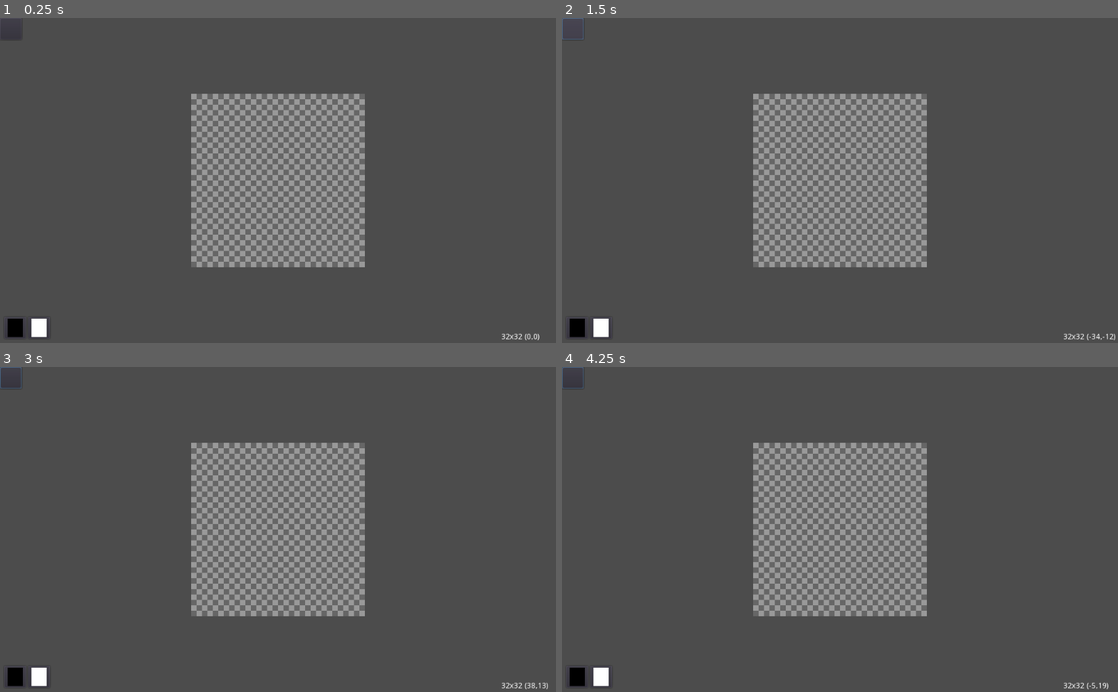
Above: before the commit, frames 1-4 (two rows, left to right).
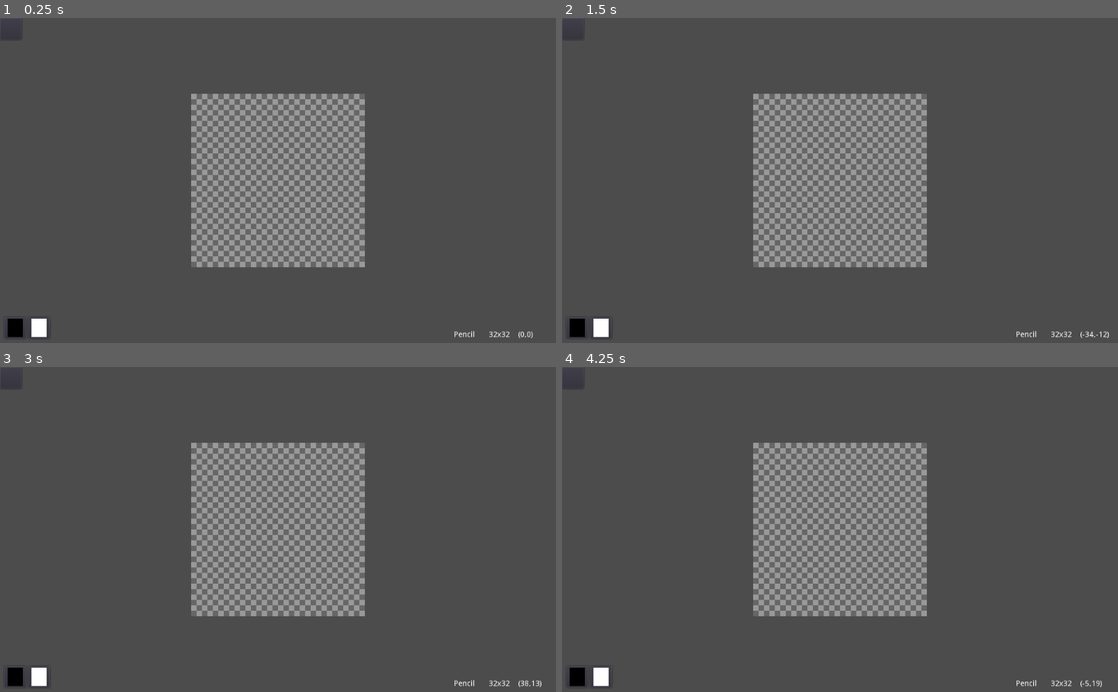
Above: after the commit, the same moments.

Repository: LukeSSJ/yokai
Game: Godot game, scene res://Main.tscn
Two runs of this game, one before a commit and one after it. Both use one fixed random seed, a clock stepped at 60 frames per second and the inputs below.
Inputs (mouse positions are in pixels of both pictures, inside the frame that each line leads up to):
- Up to frame 1 (0.25 s): no input
- Up to frame 2 (1.5 s): click (573, 27) at 0.5 s; click (573, 27) at 1.25 s
- Up to frame 3 (3 s): click (11, 376) at 2 s; tap Enter at 2.75 s; move the mouse to (400, 513) at 2.77 s; click (400, 513) at 2.92 s
- Up to frame 4 (4.25 s): tap Space at 3.5 s; move the mouse to (728, 545) at 3.52 s; click (728, 545) at 3.67 s

The runs differ from the first frame. In frame 1, 0.1% of the frame differs, in the area x 81-97%, y 96-100%; in frame 2, 0.2%, in the area x 0-100%, y 0-100%; in frame 3, 0.2%; in frame 4, 0.2%.

Commit message:
Added undo + redo

Diff:
--- a/Canvas.gd
+++ b/Canvas.gd
@@ -2,12 +2,16 @@
 
 signal update_size
 signal update_cursor
+
+const MAX_UNDOS = 10
 
 var image
 var image_size
 var image_preview
 var zoom_level = 10.0
 var zoom
+var undoStack = []
+var undoIndex = -1
 
 onready var Output = $Output
 onready var Preview = $Preview
@@ -23,6 +27,7 @@
 	image_preview.create(image_size.x, image_size.y, false, Image.FORMAT_RGBA8)
 
 	position = OS.get_window_size() / 2
+	undo_add()
 	update_output()
 	update_preview()
 	emit_signal("update_size", image_size)
@@ -56,6 +61,32 @@
 	zoom = 1 / zoom_level
 	$Camera.zoom = Vector2(zoom, zoom)
 
+func undo_add():
+	undoStack.resize(undoIndex + 1)
+	undoStack.append(image.duplicate())
+	if len(undoStack) > MAX_UNDOS:
+		undoStack.pop_front()
+	else:
+		undoIndex += 1
+
+func undo():
+	if undoIndex > 0:
+		undoIndex -= 1
+		image = undoStack[undoIndex].duplicate()
+		Global.Tool.image = image
+		update_output()
+	else:
+		print("Nothing to undo")
+
+func redo():
+	if undoIndex < len(undoStack) - 1:
+		undoIndex += 1
+		image = undoStack[undoIndex].duplicate()
+		Global.Tool.image = image
+		update_output()
+	else:
+		print("Nothing to redo")
+
 func update_output():
 	var tex = ImageTexture.new()
 	tex.create(image_size.x, image_size.y, Image.FORMAT_RGBA8, 0)
--- a/Command.gd
+++ b/Command.gd
@@ -1,7 +1,22 @@
 extends Node
 
 func save():
-	print("save")
+	Global.Main.save()
+
+func open():
+	Global.Main.open()
+
+func new():
+	Global.Main.new()
+
+func undo():
+	Global.Canvas.undo()
+
+func redo():
+	Global.Canvas.redo()
+
+func resize_canvas():
+	Global.Main.resize_canvas()
 
 func tool_set(new_tool):
 	Global.Main.tool_set(new_tool)
--- a/Main.gd
+++ b/Main.gd
@@ -51,6 +51,10 @@
 		Global.Tool.image_preview = Global.Canvas.image_preview
 	else:
 		print("Error unknown tool: " + str(tool_name))
+	UI.update_tool(tool_name)
+
+func new():
+	pass
 
 func save():
 	Save.popup()
@@ -66,5 +70,8 @@
 	print("Opened file: " + filename)
 	Canvas.load_image(filename)
 
+func resize_canvas():
+	$UI/Dialog/ResizeCanvas.popup()
+
 func color_changed(color, index):
 	Global.colors[index] = color
--- a/Main.tscn
+++ b/Main.tscn
@@ -39,6 +39,85 @@
 [node name="UI" type="CanvasLayer" parent="."]
 script = ExtResource( 3 )
 
+[node name="Tool" type="GridContainer" parent="UI"]
+margin_right = 40.0
+margin_bottom = 40.0
+columns = 2
+__meta__ = {
+"_edit_use_anchors_": false
+}
+
+[node name="Button" type="Button" parent="UI/Tool"]
+margin_right = 40.0
+margin_bottom = 40.0
+rect_min_size = Vector2( 40, 40 )
+
+[node name="Text" type="HBoxContainer" parent="UI"]
+anchor_left = 1.0
+anchor_top = 1.0
+anchor_right = 1.0
+anchor_bottom = 1.0
+margin_left = -188.0
+margin_top = -22.0
+margin_bottom = -8.0
+__meta__ = {
+"_edit_use_anchors_": false
+}
+
+[node name="Tool" type="Label" parent="UI/Text"]
+margin_right = 60.0
+margin_bottom = 14.0
+rect_min_size = Vector2( 60, 0 )
+text = "Pencil"
+
+[node name="Size" type="Label" parent="UI/Text"]
+margin_left = 64.0
+margin_right = 114.0
+margin_bottom = 14.0
+rect_min_size = Vector2( 50, 0 )
+text = "32x32"
+__meta__ = {
+"_edit_use_anchors_": false
+}
+
+[node name="Cursor" type="Label" parent="UI/Text"]
+margin_left = 118.0
+margin_right = 168.0
+margin_bottom = 14.0
+rect_min_size = Vector2( 50, 0 )
+text = "(0,0)"
+__meta__ = {
+"_edit_use_anchors_": false
+}
+
+[node name="Colors" type="HBoxContainer" parent="UI"]
+anchor_top = 1.0
+anchor_bottom = 1.0
+margin_left = 8.0
+margin_top = -48.0
+margin_right = 92.0
+margin_bottom = -8.0
+__meta__ = {
+"_edit_use_anchors_": false
+}
+
+[node name="Primary" type="ColorPickerButton" parent="UI/Colors"]
+margin_right = 40.0
+margin_bottom = 40.0
+rect_min_size = Vector2( 40, 40 )
+__meta__ = {
+"_edit_use_anchors_": false
+}
+
+[node name="Secondary" type="ColorPickerButton" parent="UI/Colors"]
+margin_left = 44.0
+margin_right = 84.0
+margin_bottom = 40.0
+rect_min_size = Vector2( 40, 40 )
+__meta__ = {
+"_edit_use_anchors_": false
+}
+
 [node name="Dialog" type="MarginContainer" parent="UI"]
 anchor_right = 1.0
 anchor_bottom = 1.0
@@ -73,73 +152,33 @@
 current_dir = "/home/luke/Documents/projects/SIMP"
 current_path = "/home/luke/Documents/projects/SIMP/"
 
-[node name="Tool" type="GridContainer" parent="UI"]
-margin_right = 40.0
-margin_bottom = 40.0
-columns = 2
+[node name="ResizeCanvas" type="WindowDialog" parent="UI/Dialog"]
+margin_left = 20.0
+margin_top = 20.0
+margin_right = 1004.0
+margin_bottom = 580.0
 __meta__ = {
 "_edit_use_anchors_": false
 }
 
-[node name="Button" type="Button" parent="UI/Tool"]
+[node name="MarginContainer" type="MarginContainer" parent="UI/Dialog/ResizeCanvas"]
 margin_right = 40.0
 margin_bottom = 40.0
-rect_min_size = Vector2( 40, 40 )
 
-[node name="Text" type="HBoxContainer" parent="UI"]
-anchor_left = 1.0
-anchor_top = 1.0
-anchor_right = 1.0
-anchor_bottom = 1.0
-margin_left = -101.0
-margin_top = -18.0
-margin_right = -30.0
-margin_bottom = -4.0
+[node name="HBoxContainer" type="HBoxContainer" parent="UI/Dialog/ResizeCanvas/MarginContainer"]
+margin_right = 120.0
+margin_bottom = 40.0
 __meta__ = {
 "_edit_use_anchors_": false
 }
 
-[node name="Size" type="Label" parent="UI/Text"]
-margin_right = 39.0
-margin_bottom = 14.0
-text = "32x32"
-__meta__ = {
-"_edit_use_anchors_": false
-}
+[node name="LineEdit" type="LineEdit" parent="UI/Dialog/ResizeCanvas/MarginContainer/HBoxContainer"]
+margin_right = 58.0
+margin_bottom = 40.0
+text = "32"
 
-[node name="Cursor" type="Label" parent="UI/Text"]
-margin_left = 43.0
-margin_right = 71.0
-margin_bottom = 14.0
-text = "(0,0)"
-__meta__ = {
-"_edit_use_anchors_": false
-}
-
-[node name="Colors" type="HBoxContainer" parent="UI"]
-anchor_top = 1.0
-anchor_bottom = 1.0
-margin_left = 8.0
-margin_top = -48.0
-margin_right = 92.0
-margin_bottom = -8.0
-__meta__ = {
-"_edit_use_anchors_": false
-}
-
-[node name="Primary" type="ColorPickerButton" parent="UI/Colors"]
-margin_right = 40.0
+[node name="LineEdit2" type="LineEdit" parent="UI/Dialog/ResizeCanvas/MarginContainer/HBoxContainer"]
+margin_left = 62.0
+margin_right = 120.0
 margin_bottom = 40.0
-rect_min_size = Vector2( 40, 40 )
-__meta__ = {
-"_edit_use_anchors_": false
-}
-
-[node name="Secondary" type="ColorPickerButton" parent="UI/Colors"]
-margin_left = 44.0
-margin_right = 84.0
-margin_bottom = 40.0
-rect_min_size = Vector2( 40, 40 )
-__meta__ = {
-"_edit_use_anchors_": false
-}
+text = "32"
--- a/Shortcut.gd
+++ b/Shortcut.gd
@@ -12,6 +12,7 @@
 		"Control+C": "copy",
 		"Control+P": "paste",
 		"Control+X": "cut",
+		"Control+R": "resize_canvas",
 		"Q": "tool_set:Rubber",
 		"D": "tool_set:Pencil",
 		"S": "tool_set:Select",
--- a/UI.gd
+++ b/UI.gd
@@ -1,4 +1,7 @@
 extends CanvasLayer
+
+func update_tool(tool_name):
+	$Text/Tool.text = tool_name
 
 func update_size(size):
 	$Text/Size.text = str(size.x) + "x" + str(size.y)
--- a/tool/Tool.gd
+++ b/tool/Tool.gd
@@ -24,6 +24,7 @@
 	image_preview.lock()
 	image_preview.fill(Color.transparent)
 	image_preview.unlock()
+	Global.Canvas.undo_add()
 
 func move(pos):
 	if drawing:
